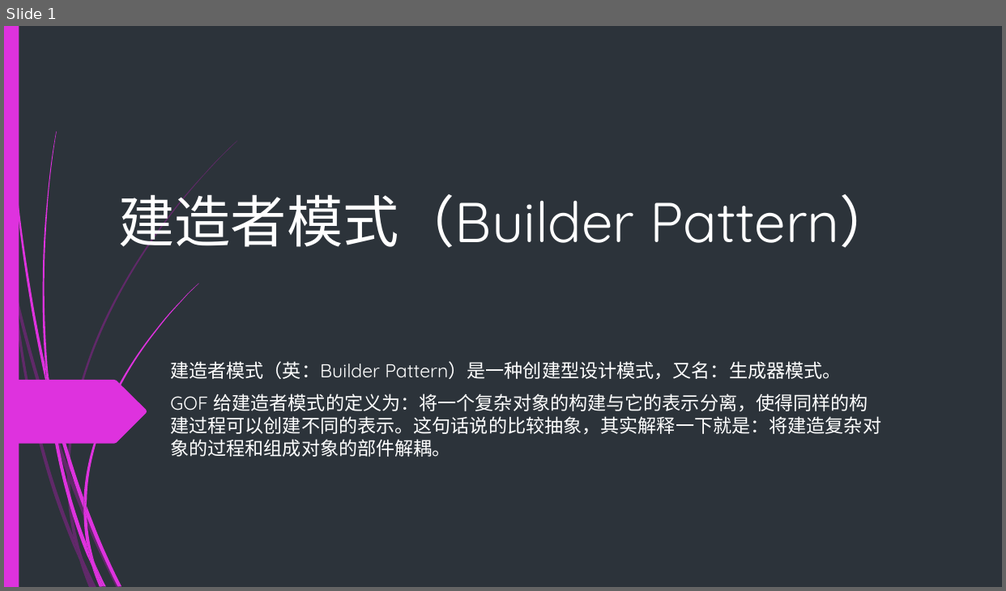
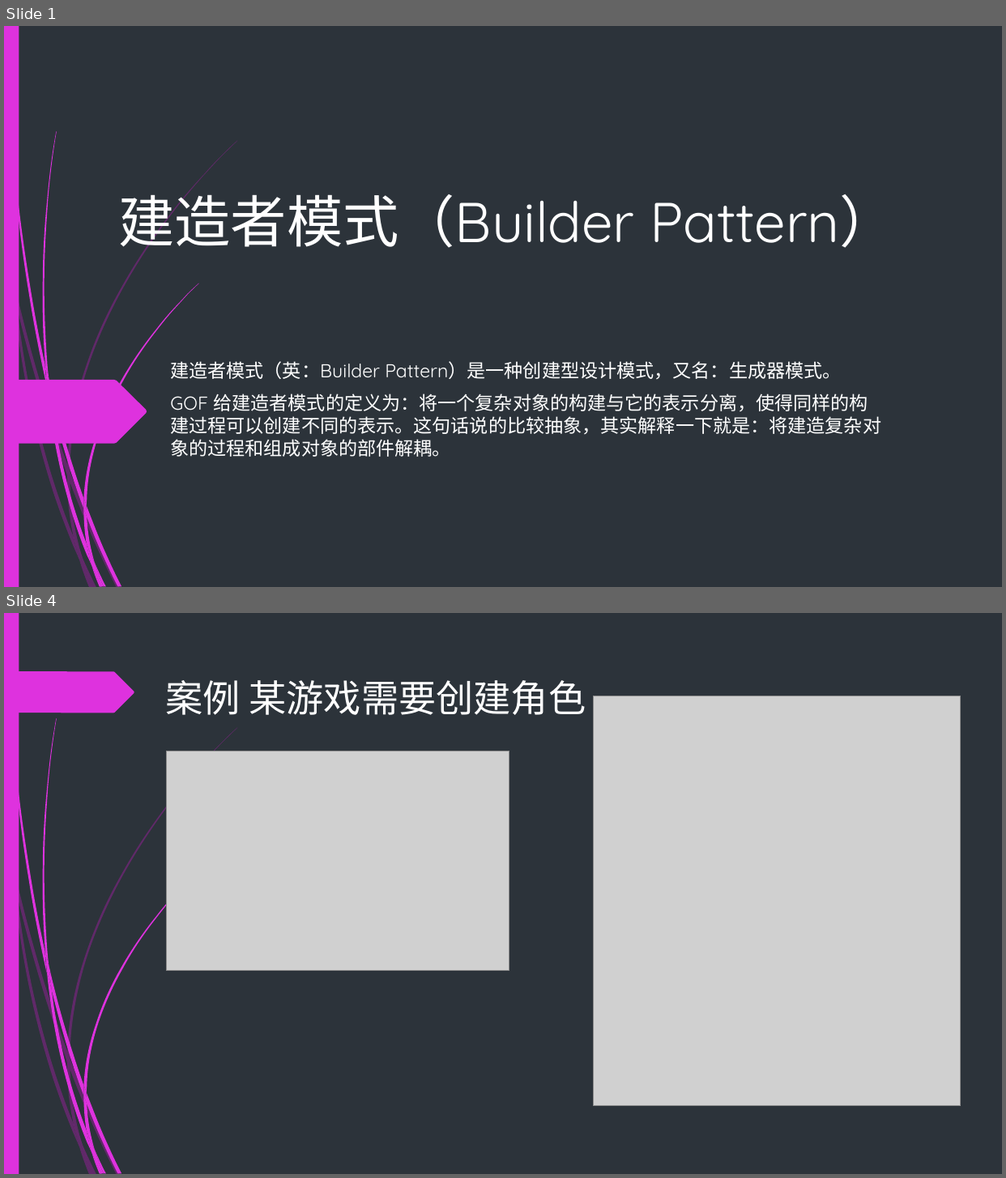
Before and after one commit to Sky8989/DataStructure_learn20190615, a slide deck: src/main/resources/建造者模式.pptx. Shown one above the other, each under a label of ours: slide 1 before the commit, slides 1 and 4 after it; the slides between them are not shown. The pictures are 1006x591 and 1006x1178 pixels, drawn with LibreOffice and Linux fonts; fonts in the diff are those of the drawing; grey boxes stand for pictures. Boxes give left, top, right and bottom in pixels: in the first picture for what was removed or moved away, otherwise in the second. Text is boxed around its words. In the diff, an @@ line names an element or a change of style, - is before the commit and + after.

```diff
--- a/src/main/resources/建造者模式.pptx
+++ b/src/main/resources/建造者模式.pptx
@@ slide 4 added at [4, 613, 1002, 1174], background #2C333A; not listed: 23 template elements that a slide beside it also shows @@
@@ freeform shape added at [4, 671, 134, 713], fill #DE32DE @@
@@ title added at [166, 680, 586, 715], 36 pt, text #FFFFFF @@
+案例 某游戏需要创建角色
@@ picture added at [593, 696, 961, 1106] @@
@@ picture added at [167, 751, 509, 971] @@
```
Also in this commit, not shown: 5 slides changed, 11 other slides added, 8 slides removed, 32 other files.
